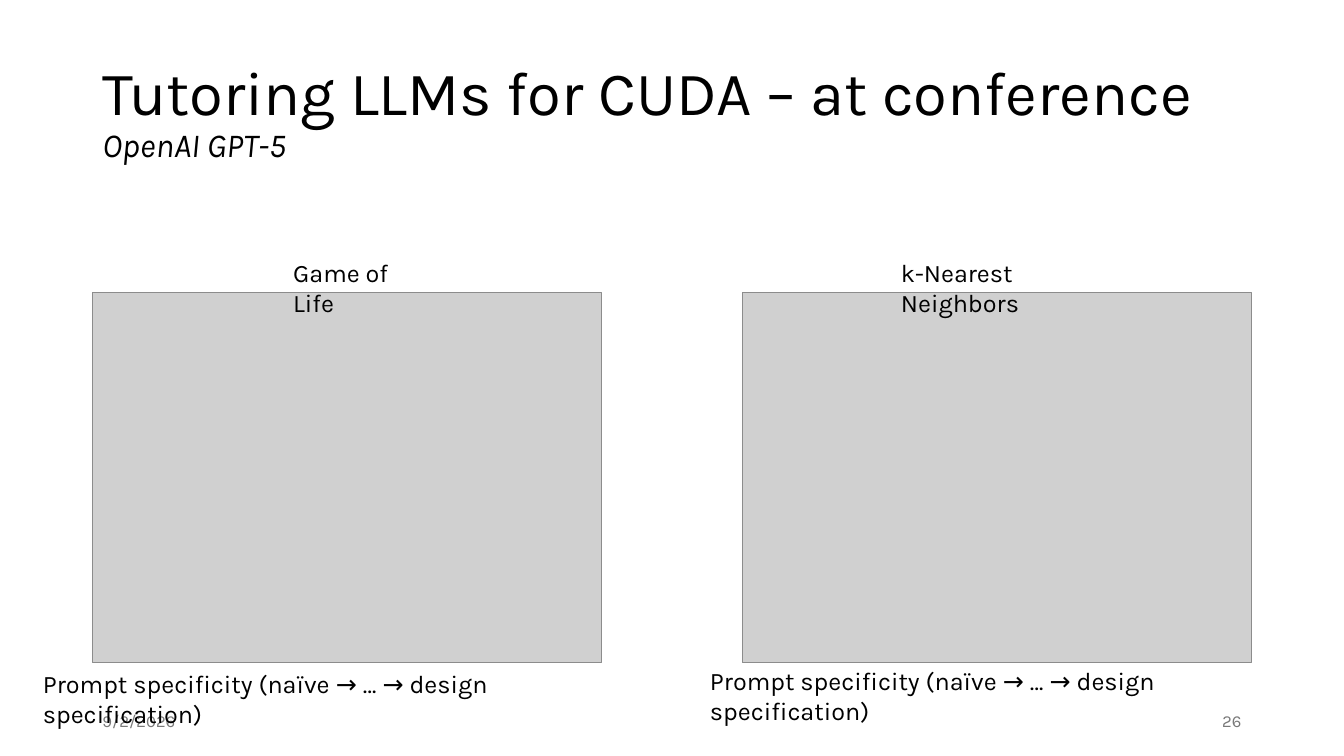
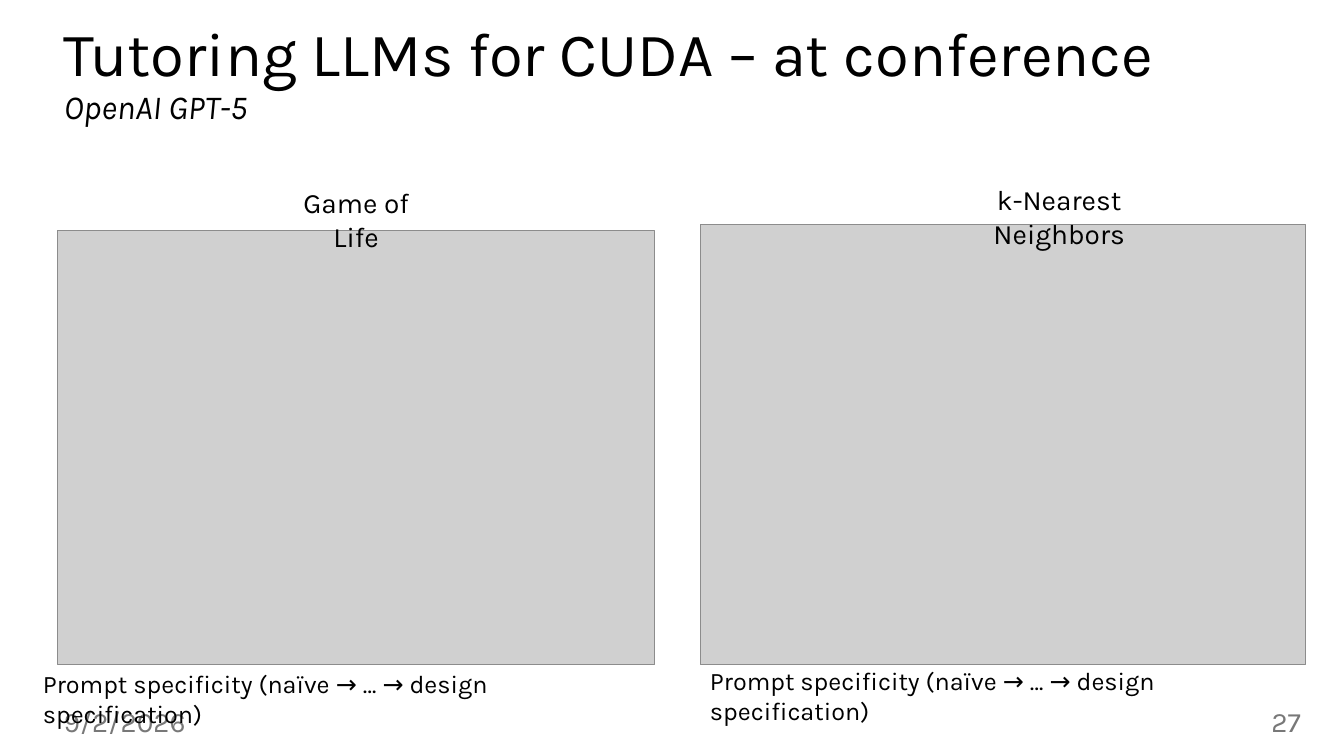
Before and after one commit to jiriklepl/phd-thesis, a slide deck: slide 27 of slides/Optimizing Memory Layouts and Traversal Orders in High-Performance Computing.pptx (slide 26 before the commit). Drawn at 1344x756 pixels with LibreOffice and Linux fonts; fonts in the diff are those of the drawing; grey boxes stand for pictures. Boxes give left, top, right and bottom in pixels: in the first picture for what was removed or moved away, otherwise in the second. Text is boxed around its words. In the diff, an @@ line names an element or a change of style, - is before the commit and + after.

```diff
--- a/slides/Optimizing Memory Layouts and Traversal Orders in High-Performance Computing.pptx
+++ b/slides/Optimizing Memory Layouts and Traversal Orders in High-Performance Computing.pptx
@@ title "Tutoring LLMs for CUDA – ...": place and size @@
-title "Tutoring LLMs for CUDA – ..." at <box>102,72,1192,165</box>
+title "Tutoring LLMs for CUDA – ..." at <box>64,33,1154,127</box>
@@ text "k-Nearest Neighbors" at <box>993,191,1124,251</box>: size 18 to 20 pt; alignment left to centre @@
@@ text "k-Nearest Neighbors": place and size @@
-text "k-Nearest Neighbors" at <box>901,264,1019,318</box>
+text "k-Nearest Neighbors" at <box>993,191,1124,251</box>
@@ text "Game of Life": place and size @@
-text "Game of Life" at <box>293,264,388,313</box>
+text "Game of Life" at <box>303,193,409,248</box>
@@ text "Game of Life" at <box>303,193,409,248</box>: size 18 to 20 pt; alignment left to centre @@
@@ picture: place and size @@
-picture at <box>93,292,602,662</box>
+picture at <box>57,231,655,665</box>
@@ picture: place and size @@
-picture at <box>742,292,1251,662</box>
+picture at <box>701,225,1307,665</box>
@@ text "9/2/2026": place and size @@
-text "9/2/2026" at <box>102,712,175,728</box>
+text "9/2/2026" at <box>64,706,186,734</box>
@@ text "9/2/2026" at <box>64,706,186,734</box>: size 12 to 20 pt @@
@@ page number at <box>1271,714,1300,732</box>: text changed; size 12 to 20 pt @@
-26
+27
```
Also in this commit, not shown: 37 other slides changed, 1 slide added.
